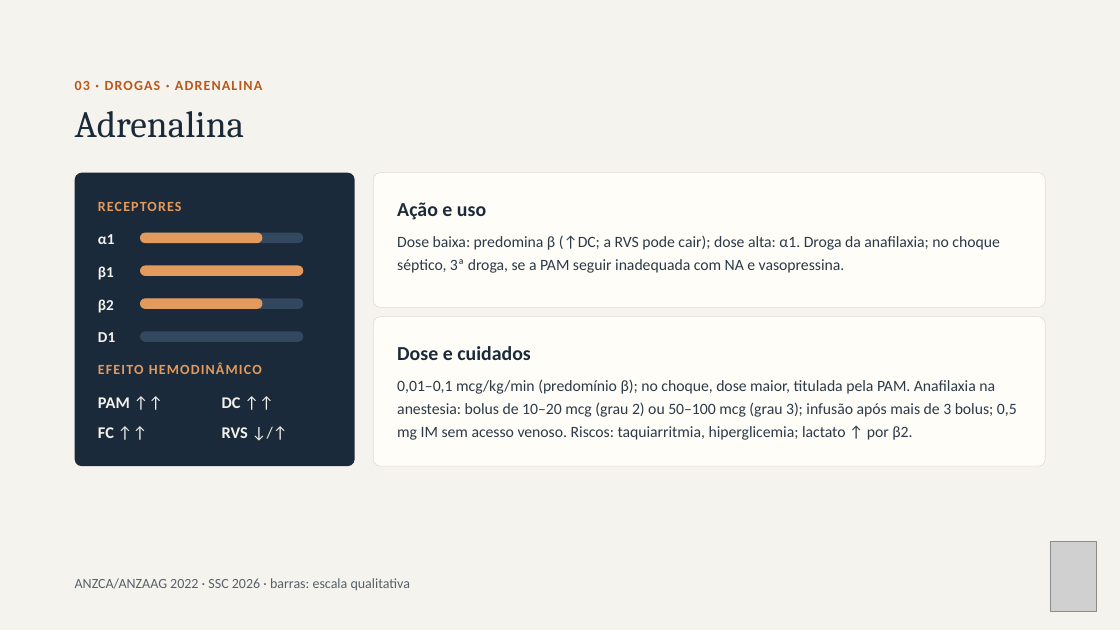
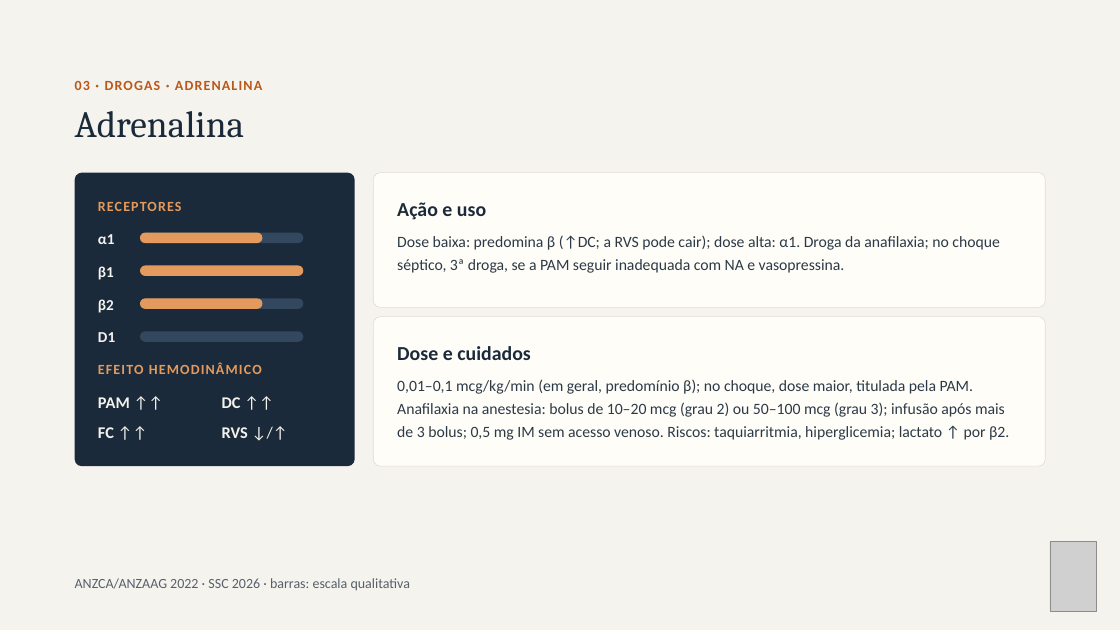
Before and after one commit to brunomoraesdubois-bit/Bruno, a slide deck: slide 7 of apresentacao/Aminas_Vasoativas.pptx. Drawn at 1120x630 pixels with LibreOffice and Linux fonts; fonts in the diff are those of the drawing; grey boxes stand for pictures. Boxes give left, top, right and bottom in pixels: in the first picture for what was removed or moved away, otherwise in the second. Text is boxed around its words. In the diff, an @@ line names an element or a change of style, - is before the commit and + after.

```diff
--- a/apresentacao/Aminas_Vasoativas.pptx
+++ b/apresentacao/Aminas_Vasoativas.pptx
@@ text at <box>397,379,1009,440</box>: text changed @@
-0,01–0,1 mcg/kg/min (predomínio β); no choque, dose maior, titulada pela PAM. Anafilaxia na anestesia: bolus de 10–20 mcg (grau 2) ou 50–100 mcg (grau 3); infusão após mais de 3 bolus; 0,5 mg IM sem acesso venoso. Riscos: taquiarritmia, hiperglicemia; lactato ↑ por β2.
+0,01–0,1 mcg/kg/min (em geral, predomínio β); no choque, dose maior, titulada pela PAM. Anafilaxia na anestesia: bolus de 10–20 mcg (grau 2) ou 50–100 mcg (grau 3); infusão após mais de 3 bolus; 0,5 mg IM sem acesso venoso. Riscos: taquiarritmia, hiperglicemia; lactato ↑ por β2.
```
Also in this commit, not shown: 2 other slides changed, 20 other files.
